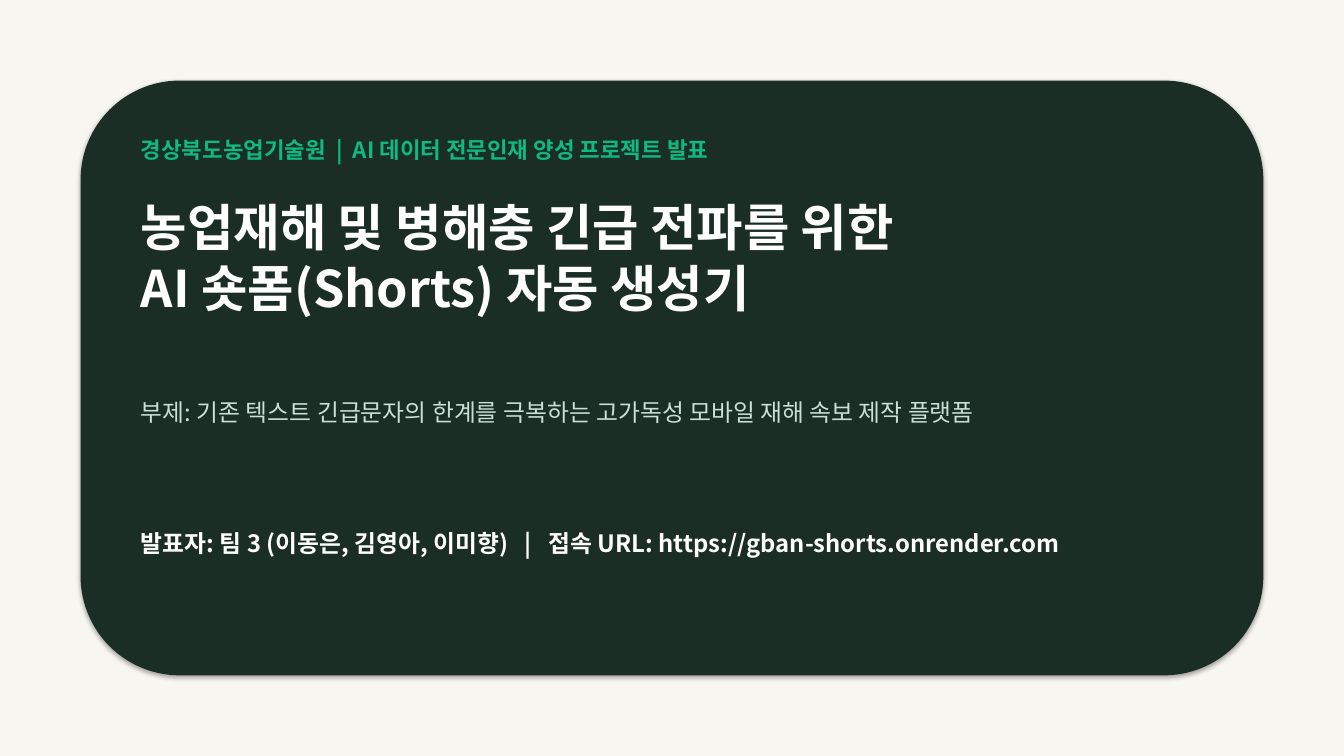
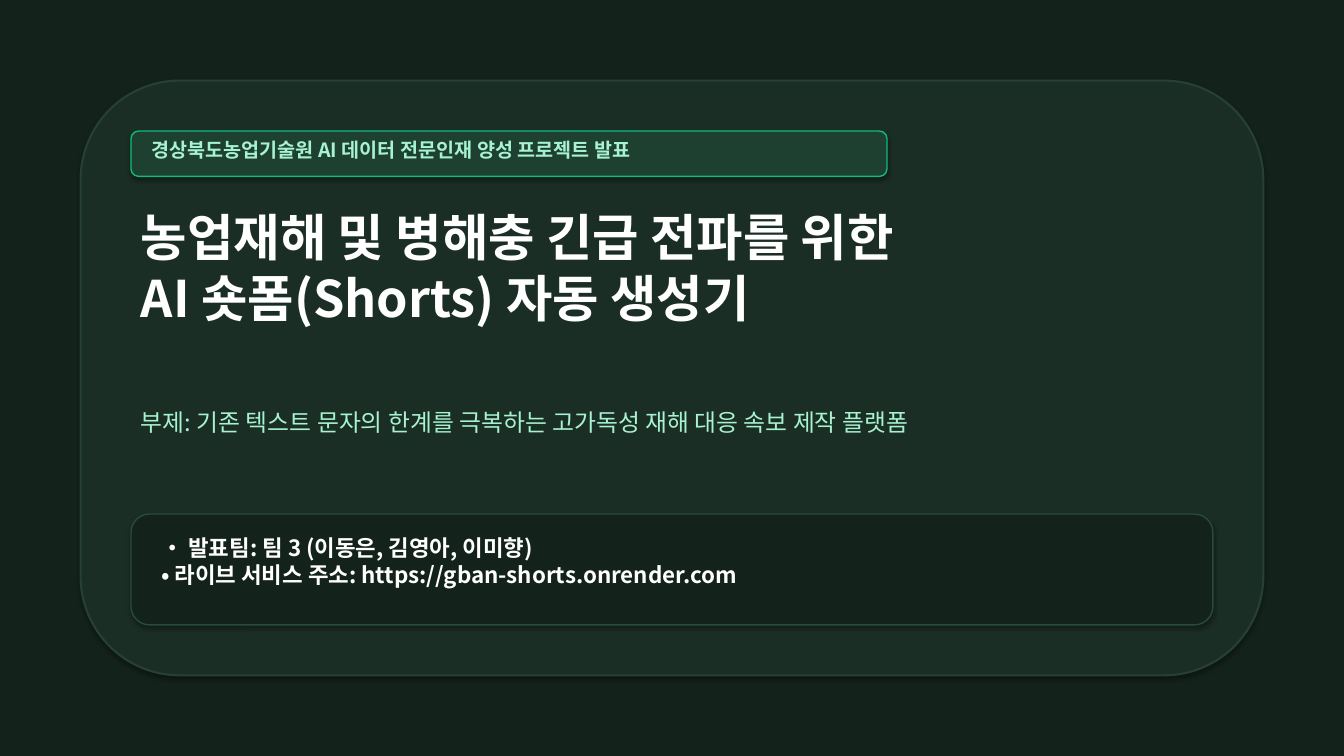
Before and after one commit to freeeuny-cmyk/-, a slide deck: slide 1 of GBAN_AI_숏폼_스튜디오_발표자료_7장.pptx. Drawn at 1344x756 pixels with LibreOffice and Linux fonts; fonts in the diff are those of the drawing. Boxes give left, top, right and bottom in pixels: in the first picture for what was removed or moved away, otherwise in the second. Text is boxed around its words. In the diff, an @@ line names an element or a change of style, - is before the commit and + after.

Commit message:
Upgrade 7-slide presentation deck to high-end luxury design matching AI_Agricultural_Disaster_Shorts_Studio

```diff
--- a/GBAN_AI_숏폼_스튜디오_발표자료_7장.pptx
+++ b/GBAN_AI_숏폼_스튜디오_발표자료_7장.pptx
@@ rectangle at (0, 0, 1344, 756): fill #F8F6F0 to #13221B @@
@@ rounded rectangle at (81, 81, 1263, 676): fill #1A2E26 to #1B2E25; outline none to #264034 1.5 pt @@
@@ rounded rectangle added at (131, 131, 887, 176), fill #1E4030, outline #10B981 1 pt @@
@@ text at (151, 140, 630, 159): text changed; size 16 to 14 pt; text colour #10B981 to #A7F3D0 @@
-경상북도농업기술원 | AI 데이터 전문인재 양성 프로젝트 발표
+경상북도농업기술원 AI 데이터 전문인재 양성 프로젝트 발표
@@ text "농업재해 및 병해충 긴급 전파를 ...": place and size @@
-text "농업재해 및 병해충 긴급 전파를 ..." at (141, 203, 894, 317)
+text "농업재해 및 병해충 긴급 전파를 ..." at (141, 213, 894, 327)
@@ text at (141, 411, 908, 433): text changed; text colour #C8E1D2 to #A7F3D0 @@
-부제: 기존 텍스트 긴급문자의 한계를 극복하는 고가독성 모바일 재해 속보 제작 플랫폼
+부제: 기존 텍스트 문자의 한계를 극복하는 고가독성 재해 대응 속보 제작 플랫폼
@@ rounded rectangle added at (131, 514, 1213, 625), fill #13221B, outline #284B3C 1 pt @@
@@ text at (175, 537, 737, 588): text changed; size 17 to 16 pt @@
-발표자: 팀 3 (이동은, 김영아, 이미향) | 접속 URL: https://gban-shorts.onrender.com
+• 발표팀: 팀 3 (이동은, 김영아, 이미향)
+• 라이브 서비스 주소: https://gban-shorts.onrender.com
```
Also in this commit, not shown: 6 other slides changed, 8 other files.
